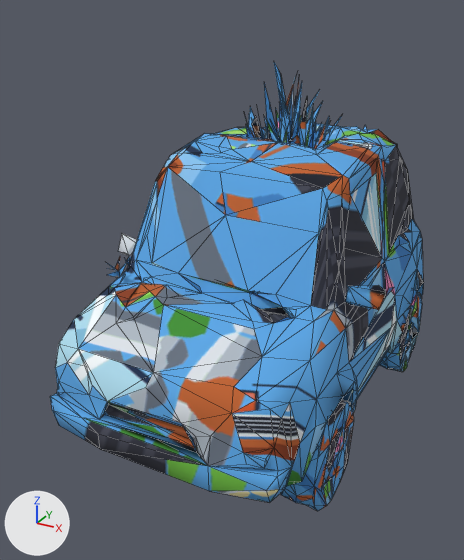
The glTF model web/app/public/enfeites/carro/carro.gltf as it was, and as the next commit left it.
Camera for both pictures: a 50 mm lens placed at (1.1, -2.33, 1.7), pointed at (-0.1, -0.15, 0.61). Arrows for +X, +Y and +Z are at lower left; the lights stay in place. The older version comes first. Mesh edges are drawn as thin lines. Vertices at exactly the same position are counted once.

Before the edit, the objects in view are built like this:
```python
me_carro = bpy.data.meshes.new('carro')
me_carro.from_pydata(...)  # 1129 vertices, 2175 faces; spans x -0.59..0.59, y -0.95..0.95, z 0.0..1.47
me_carro.materials.append(mat_carro)  # picture img_carro_cor
ob_carro = bpy.data.objects.new('carro', me_carro)
ob_carro.location = (0.0, 0.0, 0.0)
```
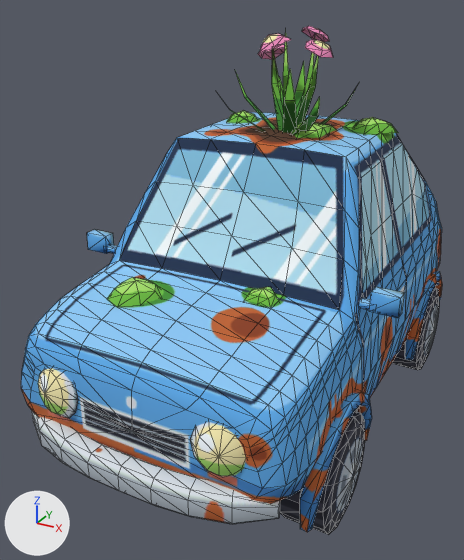
The change, as JSON lines over the scene's bpy script:
```json
{"block": "me_carro", "where": "# used by ob_carro; location = (0.0, 0.0, 0.0)"}
{"op": "remove", "block": "me_carro", "code": "me_carro.from_pydata(...)  # 1129 vertices, 2175 faces; spans x -0.59..0.59, y -0.95..0.95, z 0.0..1.47"}
{"op": "add", "block": "me_carro", "code": "me_carro.from_pydata(...)  # 1243 vertices, 2130 faces; spans x -0.67..0.67, y -1.08..1.08, z 0.0..1.6"}
{"block": "me_carro", "change": "me_carro part 1: a new loose piece, a box spanning x 0.565..0.665, y -0.385..-0.335, z 0.722..0.797, in mat_carro (picture img_carro_cor)"}
{"block": "me_carro", "change": "me_carro part 2: a new loose piece, a box spanning x -0.665..-0.565, y -0.385..-0.335, z 0.722..0.797, in mat_carro (picture img_carro_cor)"}
{"block": "me_carro", "change": "me_carro part 3: a new loose piece, a box spanning x 0.525..0.585, y -0.38..-0.35, z 0.727..0.752, in mat_carro (picture img_carro_cor)"}
{"block": "me_carro", "change": "me_carro part 4: a new loose piece, a box spanning x -0.585..-0.525, y -0.38..-0.35, z 0.727..0.752, in mat_carro (picture img_carro_cor)"}
{"block": "me_carro", "change": "me_carro part 5: the loose piece of 1119 vertices spanning x -0.59..0.59, y -0.95..0.95, z 0.0..1.47 is rebuilt with 439 vertices and now spans x -0.57..0.57, y -1.0..1.0, z 0.21..1.21"}
{"block": "me_carro", "change": "me_carro part 6: the loose piece of 10 vertices spanning x -0.47..-0.37, y -0.57..-0.46, z 0.7..0.78 is deleted"}
{"block": "me_carro", "change": "me_carro part 7: 338 vertices added at x -0.62..0.62, y -1.08..-0.32, z 0.0..0.76"}
{"block": "me_carro", "change": "me_carro part 8: 254 vertices added at x -0.62..0.62, y 0.32..1.08, z 0.0..0.5"}
{"block": "me_carro", "change": "me_carro part 9: 163 vertices added at x -0.34..0.41, y -0.07..0.42, z 1.19..1.6"}
{"block": "me_carro", "change": "other edits to the shape of me_carro do not show in these pictures"}
```

What differs and where, as boxes [x1, y1, x2, y2] in the pictures (464 x 560 px):
```json
{"object": "carro", "change": "reshaped", "before": [50, 62, 424, 511], "after": [21, 26, 442, 535], "on screen": "13% wider, 13% taller"}
{"part": 1, "of": "me_carro", "change": "added", "after": [369, 287, 405, 318], "on screen": "blue"}
{"part": 2, "of": "me_carro", "change": "added", "after": [87, 230, 114, 254], "on screen": "blue"}
{"part": 3, "of": "me_carro", "change": "added", "after": [358, 298, 370, 310]}
{"part": 4, "of": "me_carro", "change": "added", "after": [107, 245, 118, 254]}
{"part": 5, "of": "me_carro", "change": "rebuilt", "before": [50, 62, 424, 511], "after": [21, 112, 442, 504], "on screen": "13% wider, 13% shorter"}
{"part": 6, "of": "me_carro", "change": "deleted", "before": [107, 258, 127, 278]}
{"part": 7, "of": "me_carro", "change": "added", "after": [31, 277, 372, 535]}
{"part": 8, "of": "me_carro", "change": "added", "after": [392, 271, 442, 370]}
{"part": 9, "of": "me_carro", "change": "added", "after": [221, 26, 398, 138], "on screen": "green"}
```
